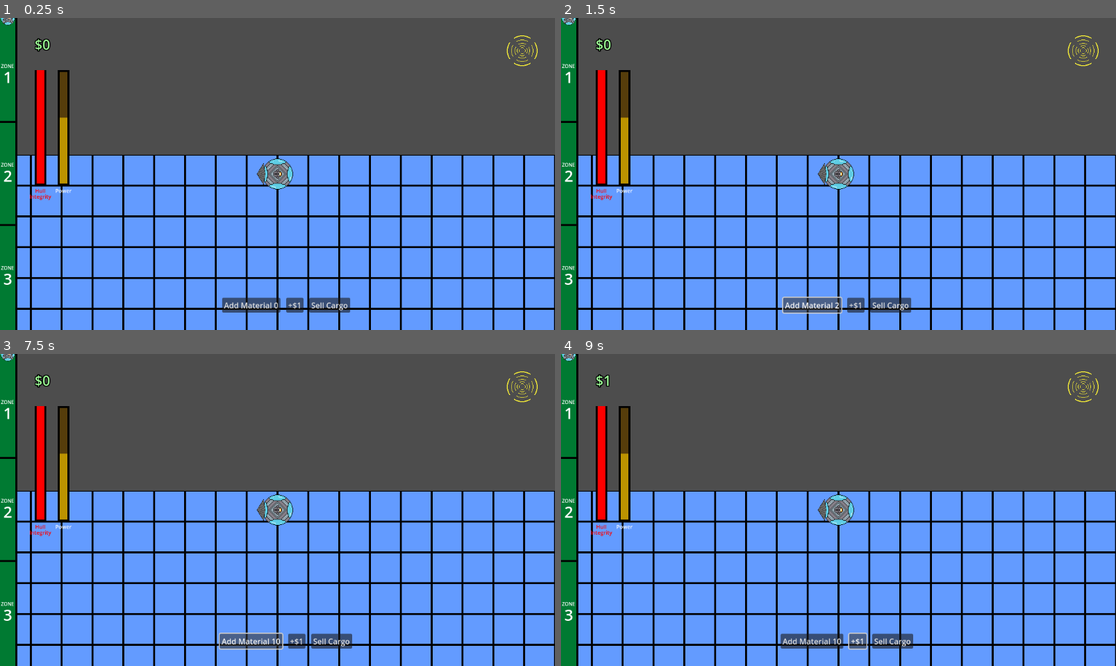
Above: before the commit, frames 1-4 (two rows, left to right).
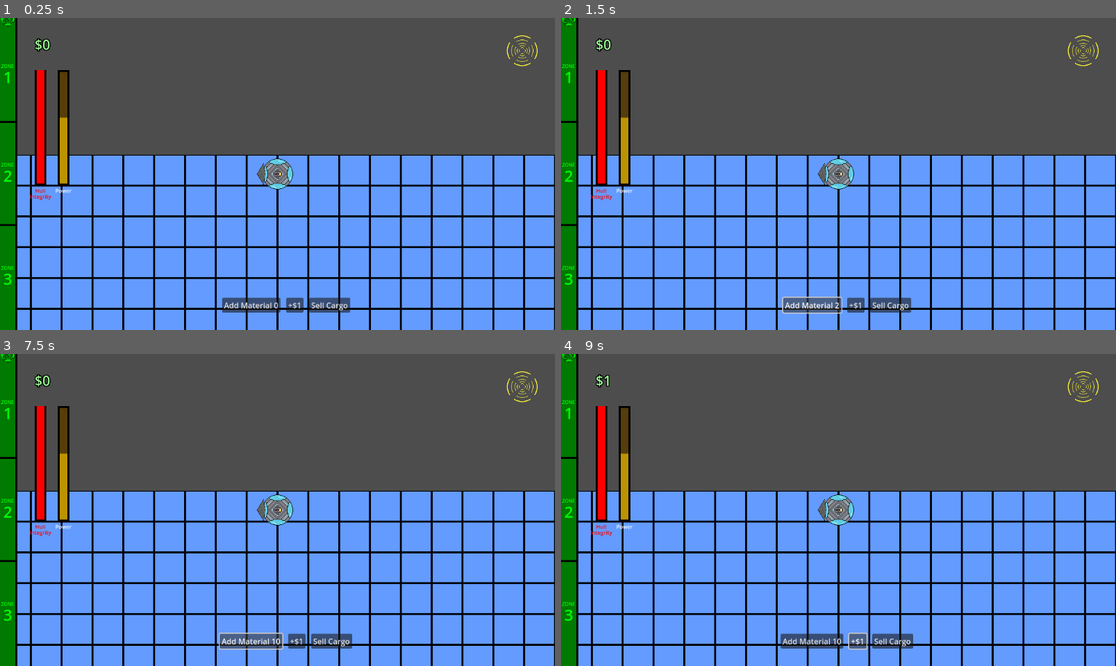
Above: after the commit, the same moments.

Repository: deruitda/ludum-dare-57
Game: Godot game, scene res://scenes/test/nick-test.tscn
The game is run twice, just before and just after one commit, with the same random seed, the same clock (stepped at 60 frames per second) and the same inputs.
Inputs:
- Up to frame 1 (0.25 s): no input
- Up to frame 2 (1.5 s): click "Add Material 0" at 0.5 s; click "Add Material 1" at 1.25 s
- Up to frame 3 (7.5 s): click "Add Material 2" at 2 s; click "Add Material 3" at 2.75 s; click "Add Material 4" at 3.5 s; click "Add Material 5" at 4.25 s; click "Add Material 6" at 5 s; click "Add Material 7" at 5.75 s; click "Add Material 8" at 6.5 s; click "Add Material 9" at 7.25 s
- Up to frame 4 (9 s): click "Add Material 10" at 8 s; click "+$1" at 8.75 s

The runs differ from the first frame. In frame 1, 2.7% of the frame differs, in the area x 0-3%, y 0-100%; in frame 2, 2.7%; in frame 3, 2.7%; in frame 4, 2.7%.

Commit message:
max depth in game state

Diff:
--- a/global/game_state.gd
+++ b/global/game_state.gd
@@ -3,6 +3,8 @@
 @export var money_collected: int = 0
 @export var max_cargo_weight: int = 10
 var current_cargo_weight: int = 0
+
+const TOTAL_DEPTH: float = 11800.0
 
 func _ready() -> void:
 	SignalBus.add_money_collected.connect(_on_add_money_collected)
--- a/scenes/hud/depth_progress_bar.gd
+++ b/scenes/hud/depth_progress_bar.gd
@@ -1,15 +1,27 @@
 extends ProgressBar
 class_name DepthProgressBar
 
-@onready var MAX_DEPTH: int
 @onready var sub_progress_icon: TextureRect = $SubProgressIcon
 
 func _ready() -> void:
-	MAX_DEPTH = 150000 / 64
 	SignalBus.set_current_depth.connect(_update_current_depth)
+	modulate = get_health_color()
+
 
 func _update_current_depth(current_depth: float) -> void:
-	var val = current_depth / MAX_DEPTH
+	var val = current_depth / (GameState.TOTAL_DEPTH / 64)
 	sub_progress_icon.anchor_bottom = val
 	sub_progress_icon.anchor_top = val
 	value = 100 - val
+
+	modulate = get_health_color()
+
+func get_health_color() -> Color:
+	# Clamp to 0.0 - 1.0
+	var percent = clamp(value, 0.0, 1.0)
+
+	var red = Color(1, 0, 0)     # Full red
+	var green = Color(0, 1, 0)   # Full green
+
+	# Lerp from red to green (low health = red, high health = green)
+	return red.lerp(green, percent)
--- a/scenes/main.tscn
+++ b/scenes/main.tscn
@@ -13,6 +13,7 @@
 position = Vector2(1408, 40)
 
 [node name="Camera2D" type="Camera2D" parent="Map/Submarine"]
+position = Vector2(2512, 11800)
 
 [node name="audio_controller" parent="Map/Submarine" instance=ExtResource("3_sugp2")]
 position = Vector2(-1408, -40)
--- a/scenes/submarine/hull/hull.gd
+++ b/scenes/submarine/hull/hull.gd
@@ -44,7 +44,6 @@
 			is_destroyed = true
 			SignalBus.submarine_destroyed.emit()
 			hull_destroyed.emit()
-			queue_free()
 
 
 func _on_decay_health_pulse_timer_timeout() -> void:
--- a/scenes/submarine/submarine.tscn
+++ b/scenes/submarine/submarine.tscn
@@ -30,8 +30,8 @@
 [node name="Radar" parent="." instance=ExtResource("3_77ovh")]
 
 [node name="VelocityComponent" parent="." instance=ExtResource("6_efdjn")]
-acceleration = 200.0
-max_speed = 200.0
+acceleration = 10000.0
+max_speed = 10000.0
 
 [node name="Drill" parent="." instance=ExtResource("4_tnxgy")]
 position = Vector2(-25, 0)
